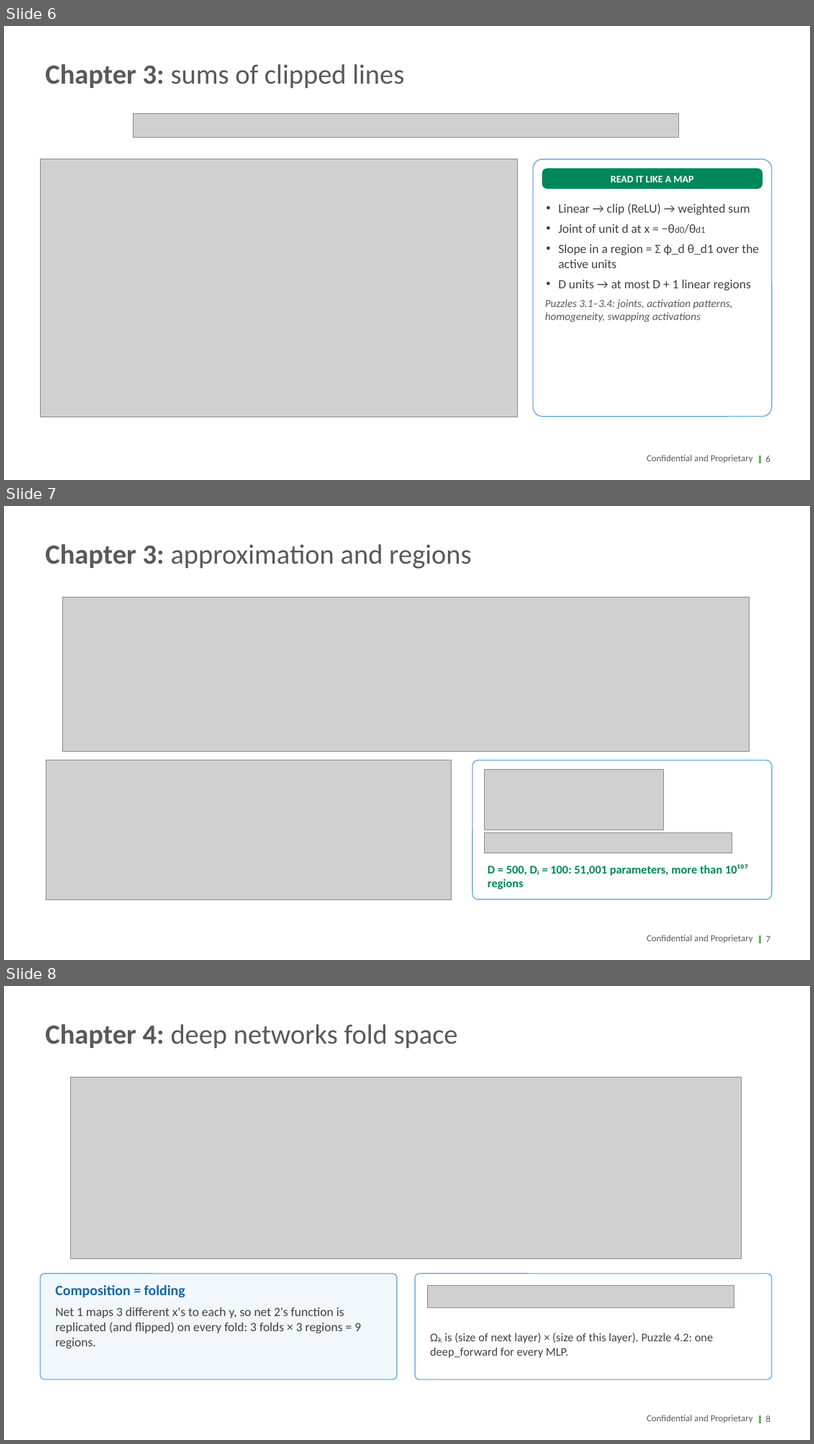
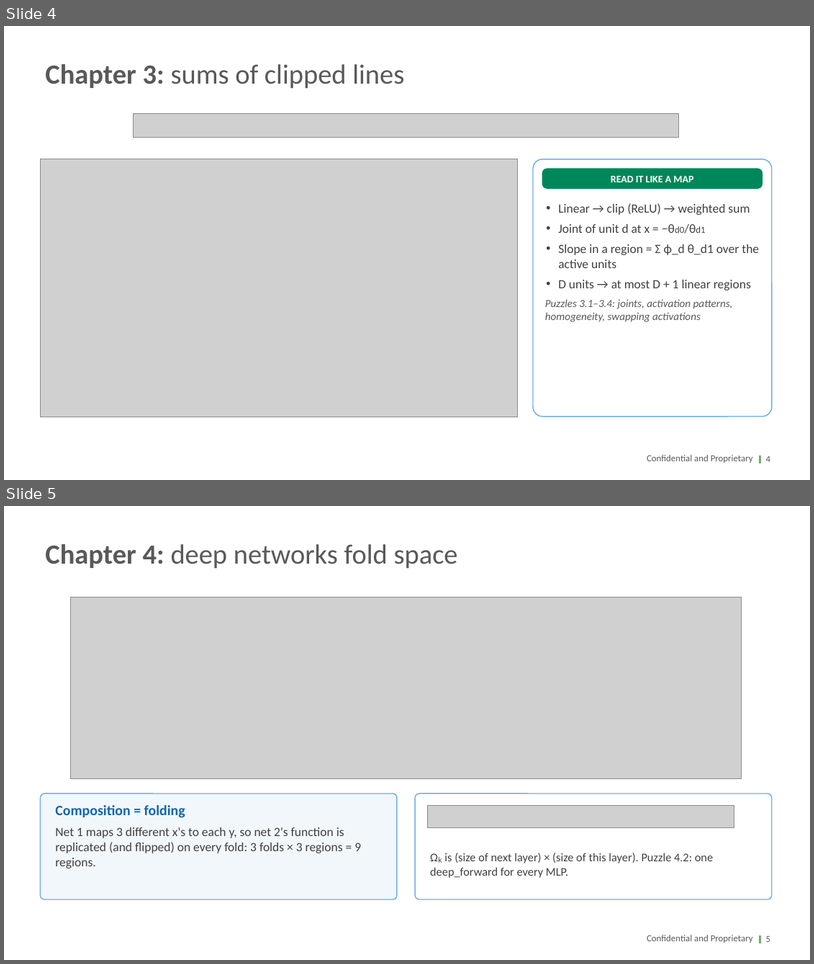
Before and after one commit to transitionbio/udl-ch1-8-tutorial, a slide deck: slides/TBio_UDL_S1_Models_Ch1-4.pptx. Shown one above the other, each under a label of ours: slides 6, 7 and 8 before the commit, slides 4 and 5 after it. The pictures are 814x1444 and 814x964 pixels, drawn with LibreOffice and Linux fonts; fonts in the diff are those of the drawing; grey boxes stand for pictures; background and template pictures are left out. Boxes give left, top, right and bottom in pixels: in the first picture for what was removed or moved away, otherwise in the second. Text is boxed around its words. In the diff, an @@ line names an element or a change of style, - is before the commit and + after.

```diff
--- a/slides/TBio_UDL_S1_Models_Ch1-4.pptx
+++ b/slides/TBio_UDL_S1_Models_Ch1-4.pptx
@@ slide 7 removed at (x1=4, y1=506, x2=810, y2=960), background #FFFFFF; not listed: 3 template elements that a slide beside it also shows @@
@@ title removed at (x1=45, y1=544, x2=472, y2=569) @@
-Chapter 3: approximation and regions
@@ picture removed at (x1=63, y1=597, x2=750, y2=751) @@
@@ picture removed at (x1=46, y1=760, x2=452, y2=899) @@
@@ rounded rectangle removed at (x1=473, y1=760, x2=772, y2=899) @@
@@ picture removed at (x1=485, y1=769, x2=664, y2=830) @@
@@ picture removed at (x1=485, y1=833, x2=733, y2=853) @@
@@ text removed at (x1=488, y1=864, x2=748, y2=889) @@
-D = 500, Dᵢ = 100: 51,001 parameters, more than 10¹⁰⁷ regions
@@ page number removed at (x1=766, y1=936, x2=771, y2=942) @@
-7
@@ what was slide 6 is now slide 4 @@
@@ page number at (x1=766, y1=456, x2=771, y2=462): text changed @@
-6
+4
@@ what was slide 8 is now slide 5 @@
@@ page number at (x1=766, y1=936, x2=771, y2=942): text changed @@
-8
+5
```
Also in this commit, not shown: 1 slide changed, 4 other slides removed, 9 other files.
